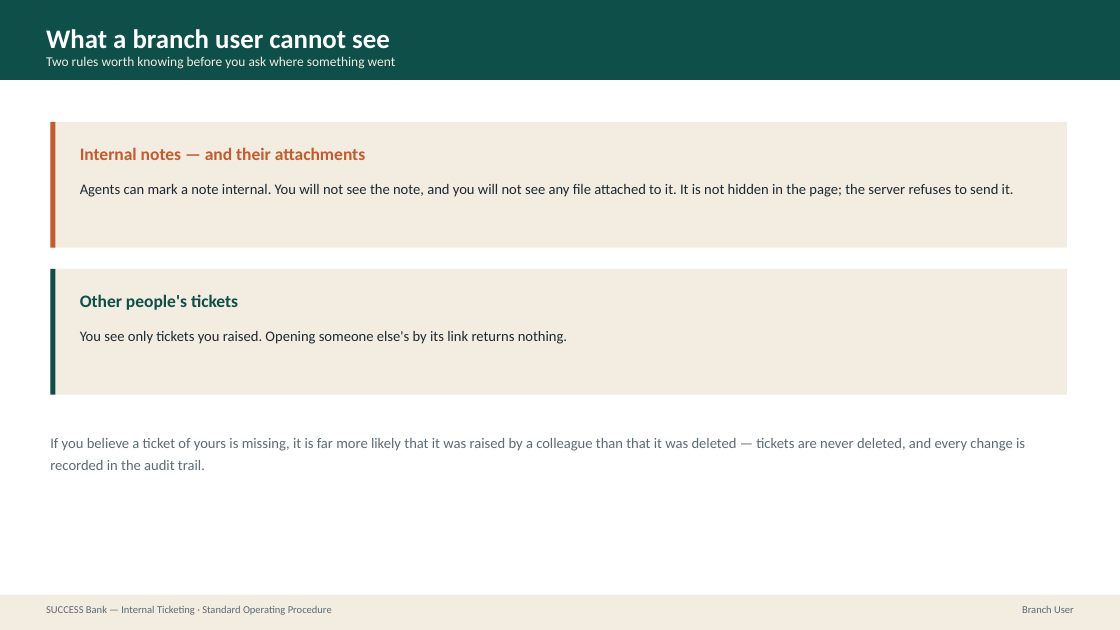
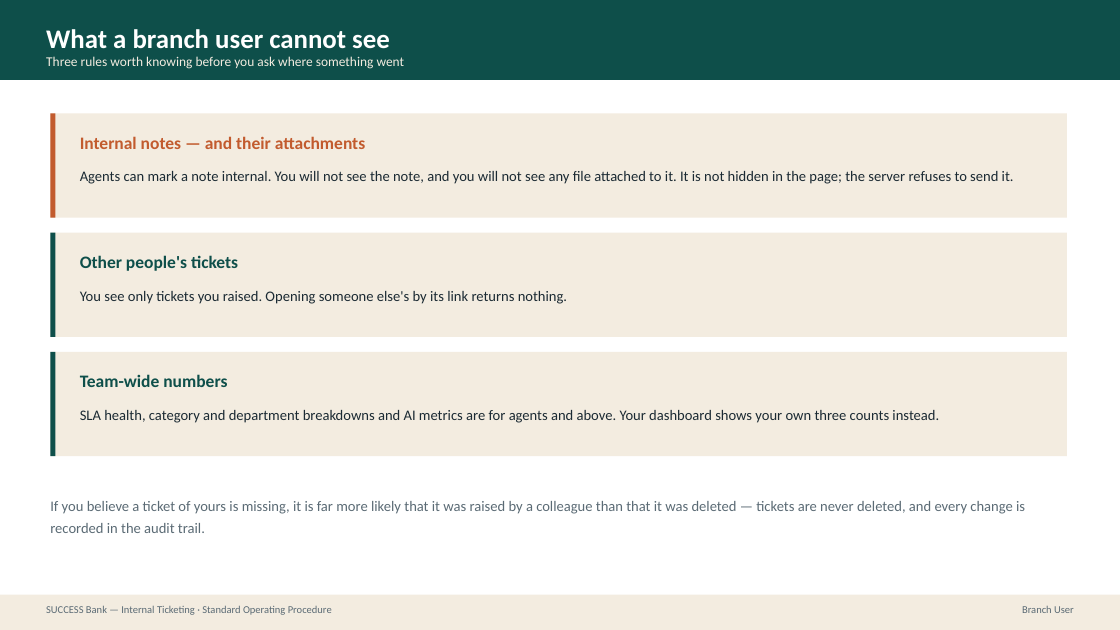
Before and after one commit to prajwal-patil-hub/Internal-Banking-Ticketing-System, a slide deck: slide 19 of docs/sop/SUCCESS-Bank-Ticketing-SOP.pptx. Drawn at 1120x630 pixels with LibreOffice and Linux fonts; fonts in the diff are those of the drawing. Boxes give left, top, right and bottom in pixels: in the first picture for what was removed or moved away, otherwise in the second. Text is boxed around its words. In the diff, an @@ line names an element or a change of style, - is before the commit and + after.

```diff
--- a/docs/sop/SUCCESS-Bank-Ticketing-SOP.pptx
+++ b/docs/sop/SUCCESS-Bank-Ticketing-SOP.pptx
@@ text at (46, 56, 405, 69): text changed @@
-Two rules worth knowing before you ask where something went
+Three rules worth knowing before you ask where something went
@@ rectangle: place and size @@
-rectangle at (50, 122, 1067, 248)
+rectangle at (50, 113, 1067, 218)
@@ rectangle: place and size @@
-rectangle at (50, 122, 55, 248)
+rectangle at (50, 113, 55, 218)
@@ text "Internal notes — and their ...": place and size @@
-text "Internal notes — and their ..." at (80, 147, 365, 160)
+text "Internal notes — and their ..." at (80, 136, 365, 149)
@@ text "Agents can mark a note ...": place and size @@
-text "Agents can mark a note ..." at (80, 184, 1014, 197)
+text "Agents can mark a note ..." at (80, 171, 1014, 184)
@@ rectangle: place and size @@
-rectangle at (50, 269, 1067, 395)
+rectangle at (50, 233, 1067, 337)
@@ rectangle: place and size @@
-rectangle at (50, 269, 55, 395)
+rectangle at (50, 233, 55, 337)
@@ text "Other people's tickets": place and size @@
-text "Other people's tickets" at (80, 294, 238, 310)
+text "Other people's tickets" at (80, 255, 238, 271)
@@ text "You see only tickets you ...": place and size @@
-text "You see only tickets you ..." at (80, 331, 567, 344)
+text "You see only tickets you ..." at (80, 291, 567, 304)
@@ rectangle added at (50, 352, 1067, 456), fill #F3ECE0 @@
@@ rectangle added at (50, 352, 55, 456), fill #0E4F4A @@
@@ text added at (80, 374, 227, 387), 15 pt, text #0E4F4A, bold @@
+Team-wide numbers
@@ text added at (80, 410, 939, 423), 12.5 pt, text #1B2A33 @@
+SLA health, category and department breakdowns and AI metrics are for agents and above. Your dashboard shows your own three counts instead.
@@ text "If you believe a ticket ...": place and size @@
-text "If you believe a ticket ..." at (50, 438, 1025, 470)
+text "If you believe a ticket ..." at (50, 501, 1025, 533)
```
Also in this commit, not shown: 2 other slides changed, 1 other file.
